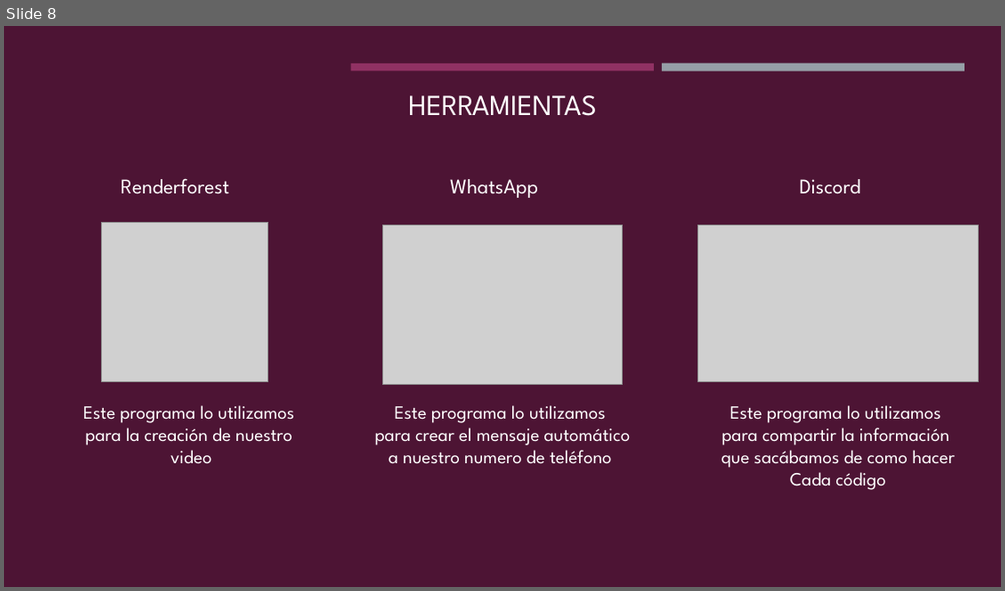
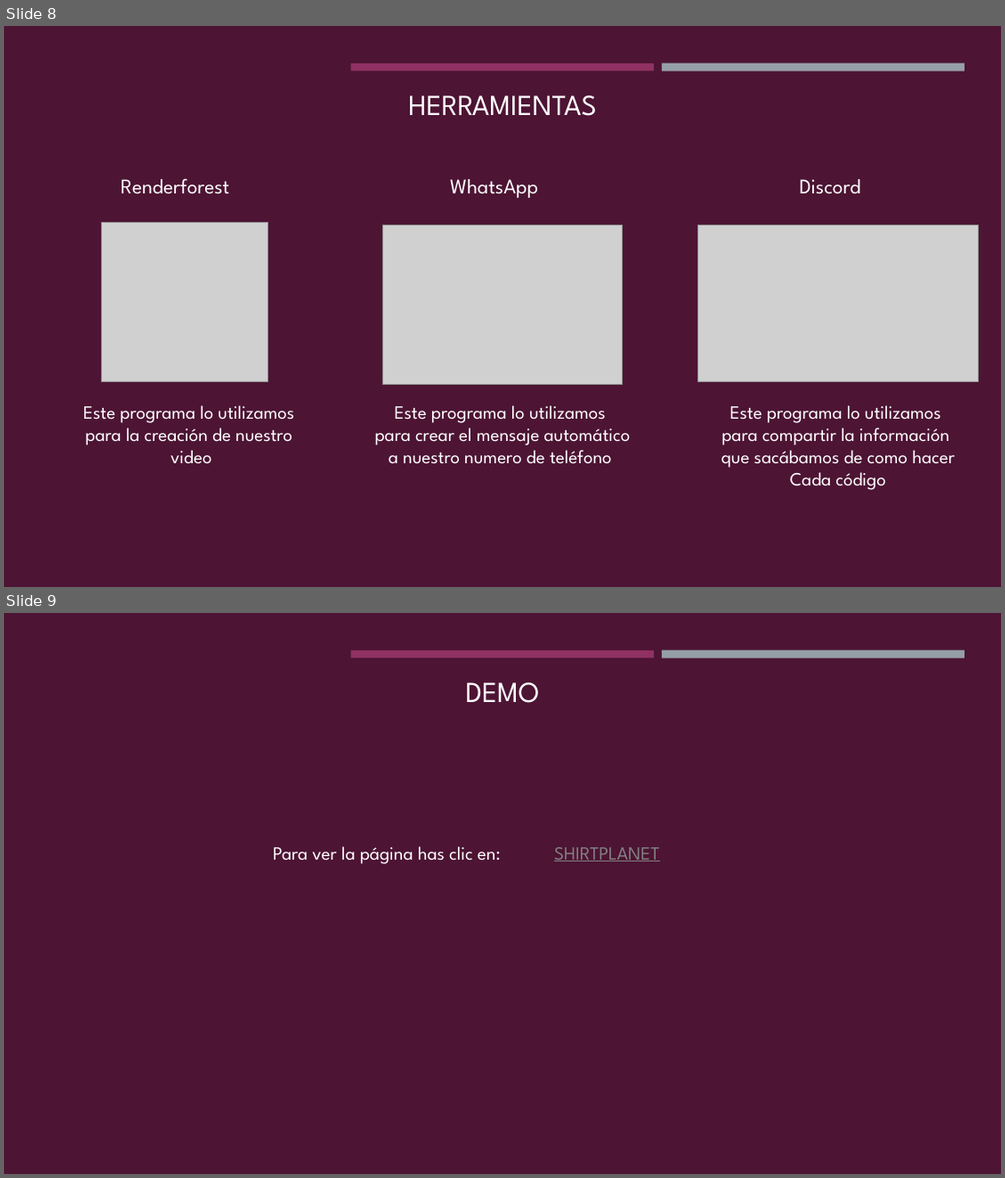
Before and after one commit to arnaualbert/shirtplanet, a slide deck: PowerPoint/SHIRTPLANET.pptx. Shown one above the other, each under a label of ours: slide 8 before the commit, slides 8 and 9 after it. The pictures are 1005x591 and 1005x1178 pixels, drawn with LibreOffice and Linux fonts; fonts in the diff are those of the drawing; grey boxes stand for pictures. Boxes give left, top, right and bottom in pixels: in the first picture for what was removed or moved away, otherwise in the second. Text is boxed around its words. In the diff, an @@ line names an element or a change of style, - is before the commit and + after.

```diff
--- a/PowerPoint/SHIRTPLANET.pptx
+++ b/PowerPoint/SHIRTPLANET.pptx
@@ slide 9 added at (x1=4, y1=613, x2=1001, y2=1174), background #4D1434; not listed: 3 template elements that a slide beside it also shows @@
@@ title added at (x1=466, y1=682, x2=540, y2=703), 28 pt, text #FFFFFF @@
+DEMO
@@ text added at (x1=273, y1=846, x2=501, y2=864), 18 pt, text #FFFFFF @@
+Para ver la página has clic en:
@@ text added at (x1=554, y1=847, x2=660, y2=861), 18 pt, text #828282, underline @@
+SHIRTPLANET
```
Also in this commit, not shown: 1 other slide added, 2 slides removed.
